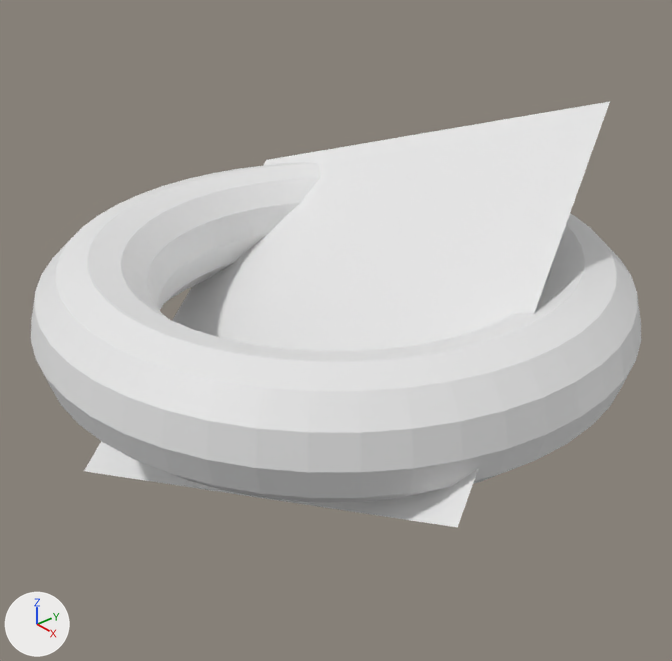
The Blender file GitPrac.blend: old version first, new version second.
Rendered twice from a 50 mm camera at (16.08, -13.99, 10.43) aimed at (0.33, -0.29, -0.82). The axes (+X, +Y, +Z) are drawn at lower left. The lights are the same throughout.
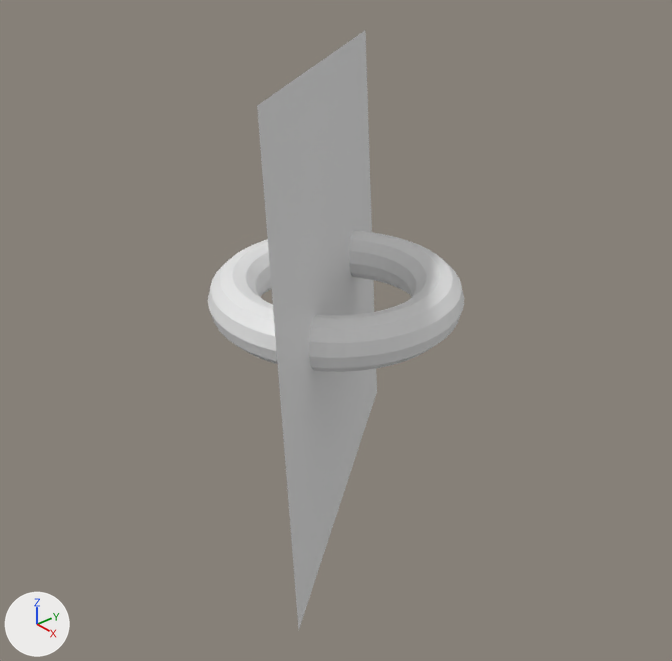
Location of each change, (x1, y1, x2, y2) in pixels of the pictures (672 x 661 px):
'Torus', rescaled (58% narrower, 58% shorter)
    before: (31, 163, 641, 502)
    after: (208, 231, 464, 372)
'Plane', turned
    before: (84, 102, 610, 527)
    after: (257, 31, 377, 629)

The change, as a diff of the scene's bpy script:
```diff
--- a/GitPrac.blend.py
+++ b/GitPrac.blend.py
@@ ob_torus @@
 ob_torus.location = (0.0, 0.0, 0.0)
-ob_torus.scale = (5.97, 5.97, 5.97)
+ob_torus.scale = (2.59, 2.59, 2.59)
@@ ob_plane @@
 ob_plane.location = (0.0, 0.0, 0.0)
-ob_plane.rotation_euler = (0.527, -0.313, 0.227)  # degrees (30, -18, 13)
+ob_plane.rotation_euler = (-1.51, -0.0717, -0.908)  # degrees (-87, -4.1, -52)
 ob_plane.scale = (5.79, 5.79, 5.79)
```
